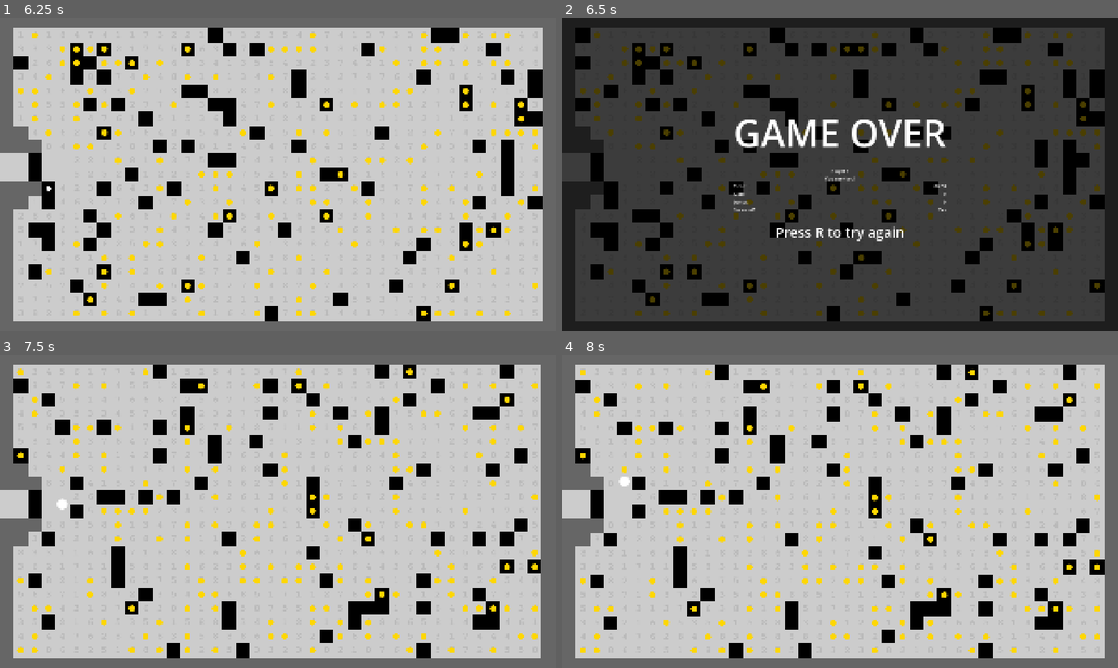
Above: before the commit, frames 1-4 (two rows, left to right).
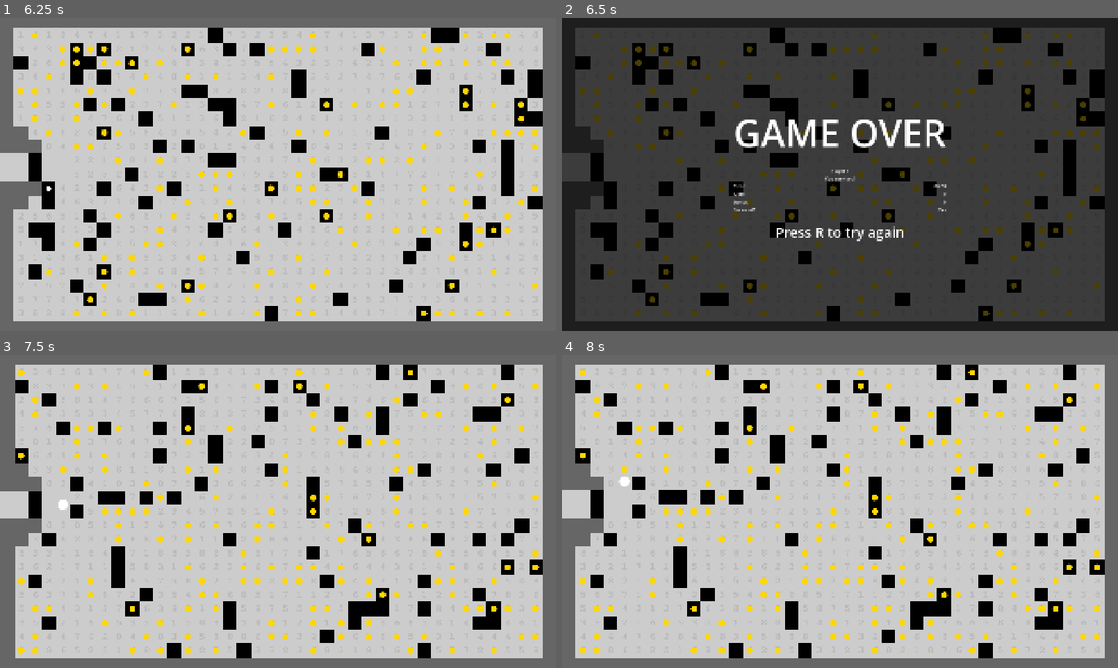
Above: after the commit, the same moments.

Repository: njamster/gmtk_jam_2026
Game: Godot game, scene res://main_menu.tscn
The game is run twice, just before and just after one commit, with the same random seed, the same clock (stepped at 60 frames per second) and the same inputs.
Inputs:
- Up to frame 1 (6.25 s): click "Singleplayer" at 0.5 s; tap Enter at 1.25 s; hold D (move_right) 1.28-2.03 s; tap R every 1.5 s from 1.35 to 5.85 s; hold S (move_down) 2.03-2.78 s; tap Shift at 2.1, 3.6, 5.1 s; hold D (move_right) 2.78-3.53 s; hold W (move_up) 3.53-4.28 s; hold A (move_left) 4.28-5.78 s; hold S (move_down) from 5.78 s (still down)
- Up to frame 2 (6.5 s): keep holding S (move_down)
- Up to frame 3 (7.5 s): tap R at 6.5, 7.35 s; release S (move_down) at 6.53 s; hold D (move_right) 6.53-7.28 s; tap Shift at 6.6 s; hold W (move_up) from 7.28 s (still down)
- Up to frame 4 (8 s): keep holding W (move_up)

Frame 1 is identical in both runs. In frame 2, 3.1% of the frame differs, in the area x 2-98%, y 3-97%; in frame 3, 3.2%, in the area x 0-98%, y 3-97%; in frame 4, nothing differs.

Commit message:
Simplify earthquake trigger

Diff:
--- a/game/game.gd
+++ b/game/game.gd
@@ -27,12 +27,7 @@
 		)
 		add_child(enemy)
 
-
-func _process(delta: float) -> void:
-	$ProgressBar.value -= 15 * delta
-	if $ProgressBar.value == 0:
-		$TileMap.small_earthquake()
-		$ProgressBar.value = 100
+	$QuakeTimer.timeout.connect($TileMap.small_earthquake)
 
 
 func _unhandled_input(event: InputEvent) -> void:
--- a/game/game.tscn
+++ b/game/game.tscn
@@ -34,12 +34,6 @@
 [sub_resource type="RectangleShape2D" id="RectangleShape2D_feb5d"]
 size = Vector2(48, 96)
 
-[sub_resource type="StyleBoxFlat" id="StyleBoxFlat_fc0e3"]
-bg_color = Color(0.54509807, 0, 0, 1)
-
-[sub_resource type="StyleBoxFlat" id="StyleBoxFlat_feb5d"]
-bg_color = Color(1, 0, 0, 1)
-
 [node name="Game" type="Control" unique_id=1264650823]
 layout_mode = 3
 anchors_preset = 15
@@ -74,18 +68,6 @@
 position = Vector2(-24, 516)
 shape = SubResource("RectangleShape2D_feb5d")
 
-[node name="ProgressBar" type="ProgressBar" parent="." unique_id=1341837313]
-visible = false
-layout_mode = 1
-anchors_preset = 12
-anchor_top = 1.0
-anchor_right = 1.0
-anchor_bottom = 1.0
-offset_top = -35.0
-offset_bottom = -8.0
-grow_horizontal = 2
-grow_vertical = 0
-theme_override_styles/background = SubResource("StyleBoxFlat_fc0e3")
-theme_override_styles/fill = SubResource("StyleBoxFlat_feb5d")
-value = 100.0
-show_percentage = false
+[node name="QuakeTimer" type="Timer" parent="." unique_id=1471345245]
+wait_time = 7.0
+autostart = true
